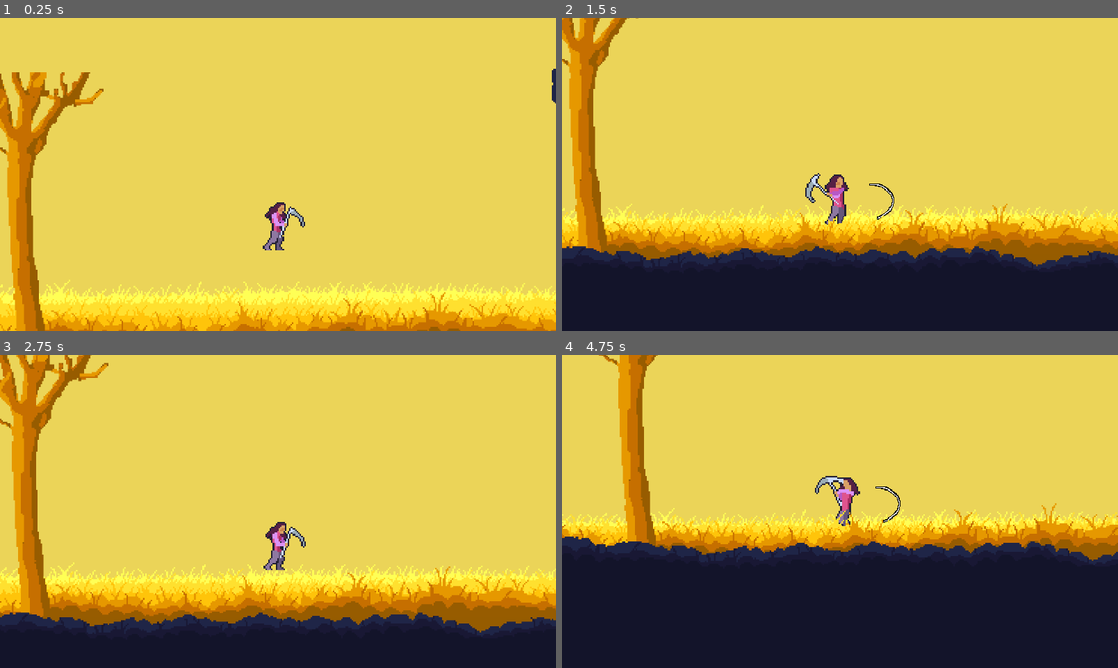
Above: before the commit, frames 1-4 (two rows, left to right).
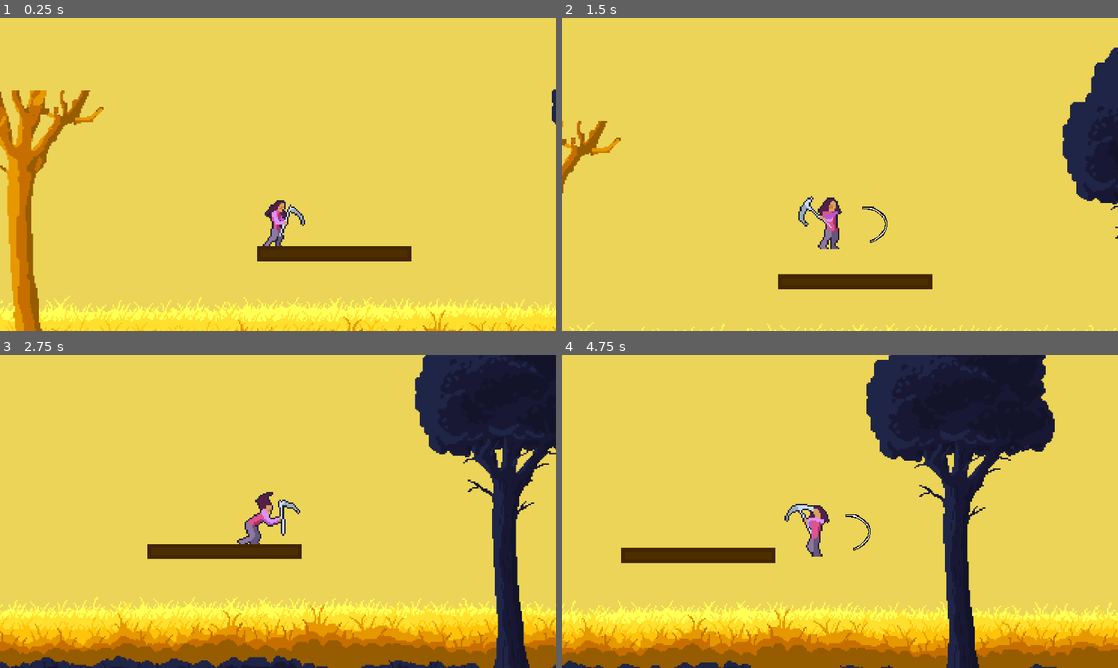
Above: after the commit, the same moments.

Repository: LordRevan36/software_development_platformer
Game: Godot game, scene res://main.tscn
Same seed, same stepped clock (60 frames per second), same inputs: the game is played once before the commit and once after it. The engine's default icon, where the game draws it, is replaced by a stand-in: a white triangle on a blue panel in a dark square.
Inputs:
- Up to frame 1 (0.25 s): no input
- Up to frame 2 (1.5 s): hold E (FlipRight) from 0.53 s (still down); tap Z (Attack 1) at 0.6, 1.35 s; tap W (Up) at 0.77 s
- Up to frame 3 (2.75 s): tap W (Up) at 1.52 s; release E (FlipRight) at 2.03 s; hold Q (FlipLeft) from 2.03 s (still down); tap Z (Attack 1) at 2.1 s
- Up to frame 4 (4.75 s): release Q (FlipLeft) at 2.78 s; hold E (FlipRight) 2.78-4.28 s; tap Z (Attack 1) at 2.85, 3.6, 4.35 s; tap W (Up) at 3.02, 3.77, 4.52 s; hold Q (FlipLeft) from 4.28 s (still down)

The runs differ from the first frame. In frame 1, 17% of the frame differs, in the area x 0-100%, y 16-100%; in frame 2, 45%; in frame 3, 46%; in frame 4, 61%, in the area x 0-100%, y 0-100%.
Error before the commit: Invalid call. Nonexistent function '_set_values' in base 'StaticBody2D (platform.gd)'. (res://main.gd:26)

Commit message:
Basic platform
Functionality only for "rectangle" type

Diff:
--- a/software-development-platformer/Platform/platform.gd
+++ b/software-development-platformer/Platform/platform.gd
@@ -2,21 +2,31 @@
 
 @onready var polygon_2d = $Polygon2D
 @onready var collision_polygon_2d = $CollisionPolygon2D
+@onready var border_line_2d = $BorderLine2D
 
-#func _set_values(pos, width, height):
-	#position = pos;
-	#width = width
-	#height = height
-	#$CollisionShape2D.position = pos
-	#$CollisionShape2D.shape.size.x = width
-	#$CollisionShape2D.shape.size.y = height
-	#$Sprite2D.position = pos
-	#$Sprite2D.scale.x = width/100
-	#$Sprite2D.scale.y = height/100
+@export var type : String = "rectangle"
+@export var points : PackedVector2Array
+@export var startPosition : Vector2
+@export var sizeVector : Vector2 = Vector2(400,30)
 
 # Called when the node enters the scene tree for the first time.
 func _ready() -> void:
+
+	#for rectangles, corners populated using top left corner and size (width/height)
+	if (type.to_lower() == "rectangle"):
+		points = PackedVector2Array()
+		var topLeftCorner = startPosition
+		var topRightCorner = Vector2(startPosition + Vector2(sizeVector.x, 0))
+		var bottomRightCorner = Vector2(startPosition + sizeVector)
+		var bottomLeftCorner = Vector2(startPosition + Vector2(0, sizeVector.y))
+		points.push_back(topLeftCorner)
+		points.push_back(topRightCorner)
+		points.push_back(bottomRightCorner)
+		points.push_back(bottomLeftCorner)
+		polygon_2d.polygon = points
+	#match other platform children to the polygon2D
 	collision_polygon_2d.polygon = polygon_2d.polygon
+	border_line_2d.points = points
 
 # Called every frame. 'delta' is the elapsed time since the previous frame.
 func _process(delta: float) -> void:
--- a/software-development-platformer/Platform/platform.tscn
+++ b/software-development-platformer/Platform/platform.tscn
@@ -1,7 +1,6 @@
-[gd_scene load_steps=3 format=3 uid="uid://c6lcnacw8vw5s"]
+[gd_scene load_steps=2 format=3 uid="uid://c6lcnacw8vw5s"]
 
 [ext_resource type="Script" uid="uid://6hfsroor2sbh" path="res://Platform/platform.gd" id="1_0v4dy"]
-[ext_resource type="Texture2D" uid="uid://b7i07nnvxbon6" path="res://icon.svg" id="2_g263t"]
 
 [node name="Platform" type="StaticBody2D"]
 script = ExtResource("1_0v4dy")
@@ -9,8 +8,10 @@
 [node name="CollisionPolygon2D" type="CollisionPolygon2D" parent="."]
 
 [node name="Polygon2D" type="Polygon2D" parent="."]
+color = Color(0.30497152, 0.18106371, 2.4065375e-08, 1)
 polygon = PackedVector2Array(-5, 1, 5, 1, 5, -1, -5, -1)
 
-[node name="BorderPolygon2D" type="Polygon2D" parent="."]
+[node name="BorderLine2D" type="Line2D" parent="."]
 texture_repeat = 2
-texture = ExtResource("2_g263t")
+closed = true
+default_color = Color(0.25865784, 0.14798227, 0, 1)
--- a/software-development-platformer/main.tscn
+++ b/software-development-platformer/main.tscn
@@ -47,6 +47,9 @@
 script = ExtResource("2_jjvhh")
 
 [node name="Platforms" type="Node2D" parent="."]
+
+[node name="Platform" parent="Platforms" instance=ExtResource("2_8gbba")]
+startPosition = Vector2(0, 100)
 
 [node name="FrontParallax" type="Node2D" parent="."]
 
@@ -135,9 +138,3 @@
 
 [node name="CollisionShape2D" type="CollisionShape2D" parent="StaticBody2D"]
 shape = SubResource("WorldBoundaryShape2D_0xm2m")
-
-[node name="PlatformTimer" type="Timer" parent="."]
-wait_time = 3.0
-autostart = true
-
-[connection signal="timeout" from="PlatformTimer" to="." method="_on_platform_timer_timeout"]
